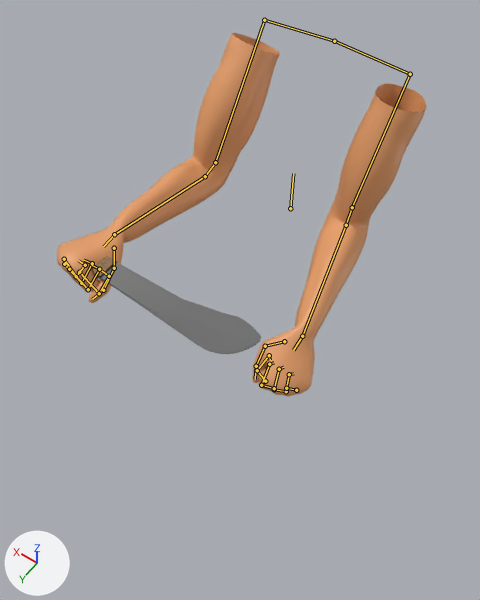
One commit to the Blender file Models/Viewmodel.blend: the scene before it, then after it.
Both versions are drawn from a 50 mm camera at (-0.61, 0.955, 0.947) aimed at (-0.1, 0.24, -0.176). The axes (+X, +Y, +Z) are drawn at lower left. The lights are the same throughout. Both versions are drawn at frame 13 of the action 'MacheteAttack'; the numbers are the values there. The bones that bend it are drawn over the model as lines.

The first picture shows 'Machete', 'Mid Poly Arm'.
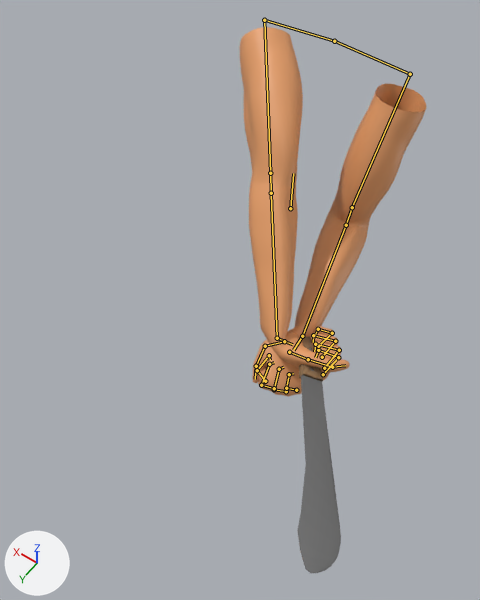
Changed parts and their boxes (x1, y1, x2, y2) in the pictures (480 x 600 px):
'Mid Poly Arm', posed (49% narrower): before (57, 33, 426, 397); after (240, 27, 426, 397)
'Machete', posed: before (91, 256, 261, 354); after (297, 336, 341, 573)

What the commit changed:
Bone 'Hand IK.R' (bone_hand_ik_r) moves from (-0.021, 0.004, -0.058) to (0.471, 0.03, -0.023).
Bone 'Hand IK.R' (bone_hand_ik_r) turns from (22, -66, -24) to (15, 59, -98) degrees about its own x, y and z.
